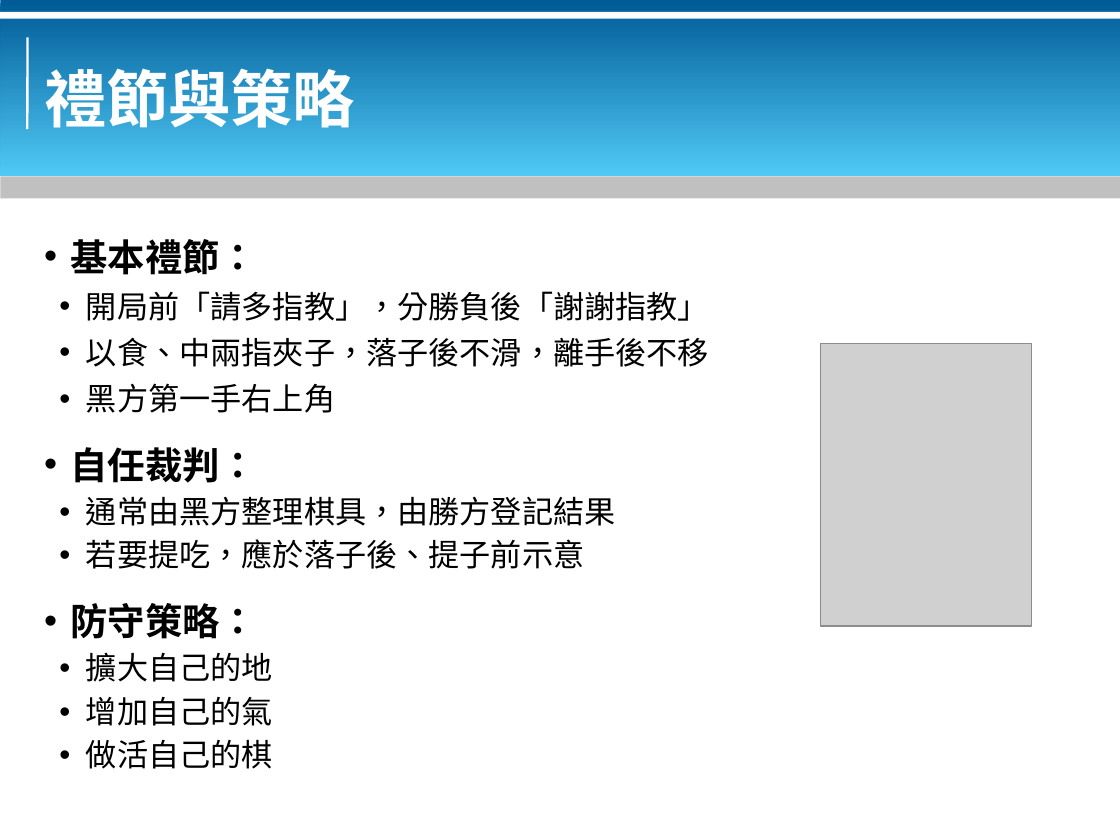
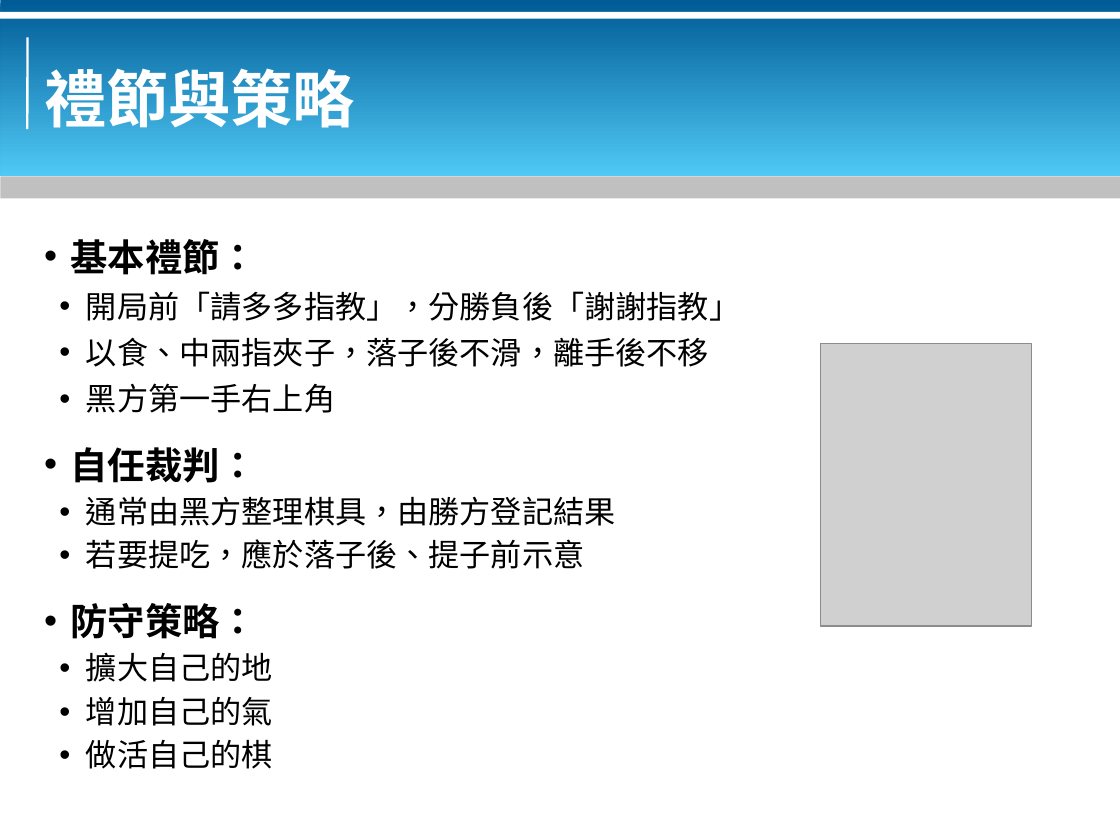
Before and after one commit to bluebat/.presentations, a slide deck: slide 5 of go-doorway.odp. Drawn at 1120x840 pixels with LibreOffice and Linux fonts; fonts in the diff are those of the drawing; grey boxes stand for pictures; background and template pictures are left out. Boxes give left, top, right and bottom in pixels: in the first picture for what was removed or moved away, otherwise in the second. Text is boxed around its words. In the diff, an @@ line names an element or a change of style, - is before the commit and + after.

```diff
--- a/go-doorway.odp
+++ b/go-doorway.odp
@@ text at <box>86,291,740,321</box>: text changed @@
-• 開局前「請多指教」，分勝負後「謝謝指教」
+• 開局前「請多多指教」，分勝負後「謝謝指教」
```
Also in this commit, not shown: 2 other slides changed, 6 other files.
